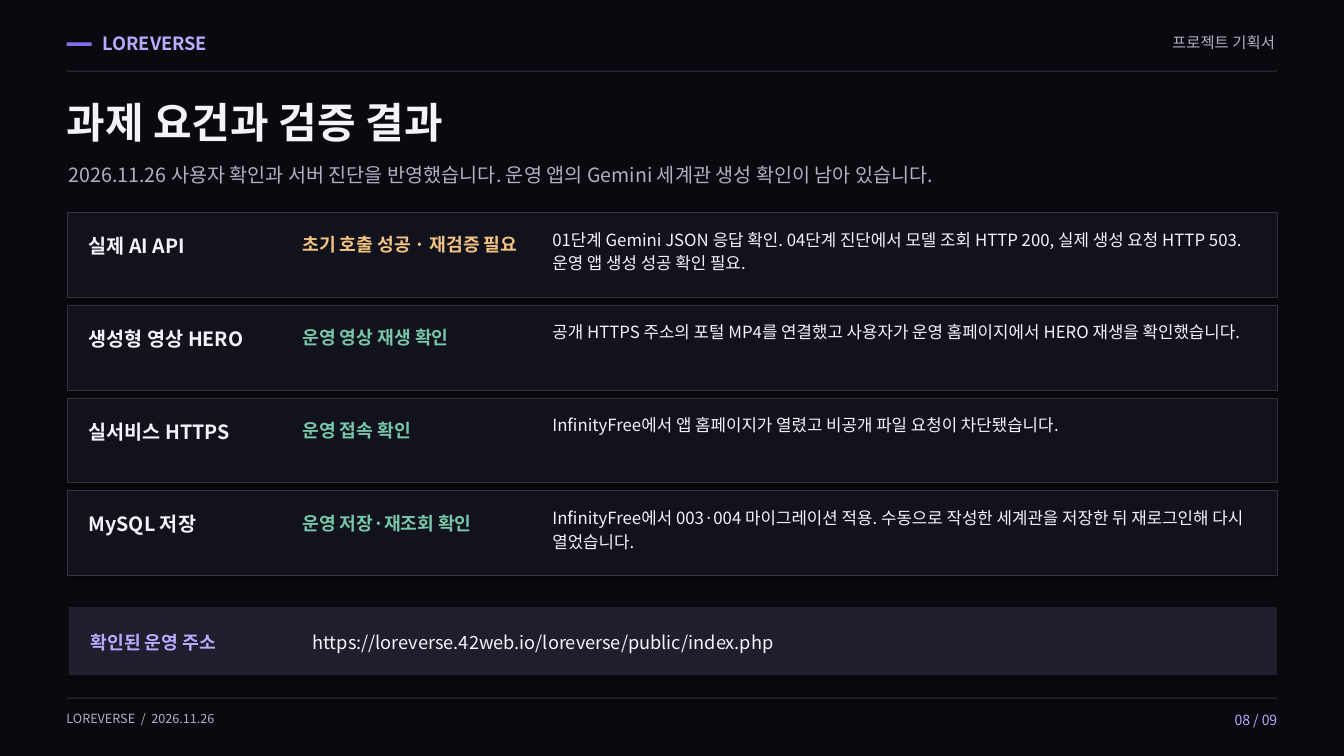
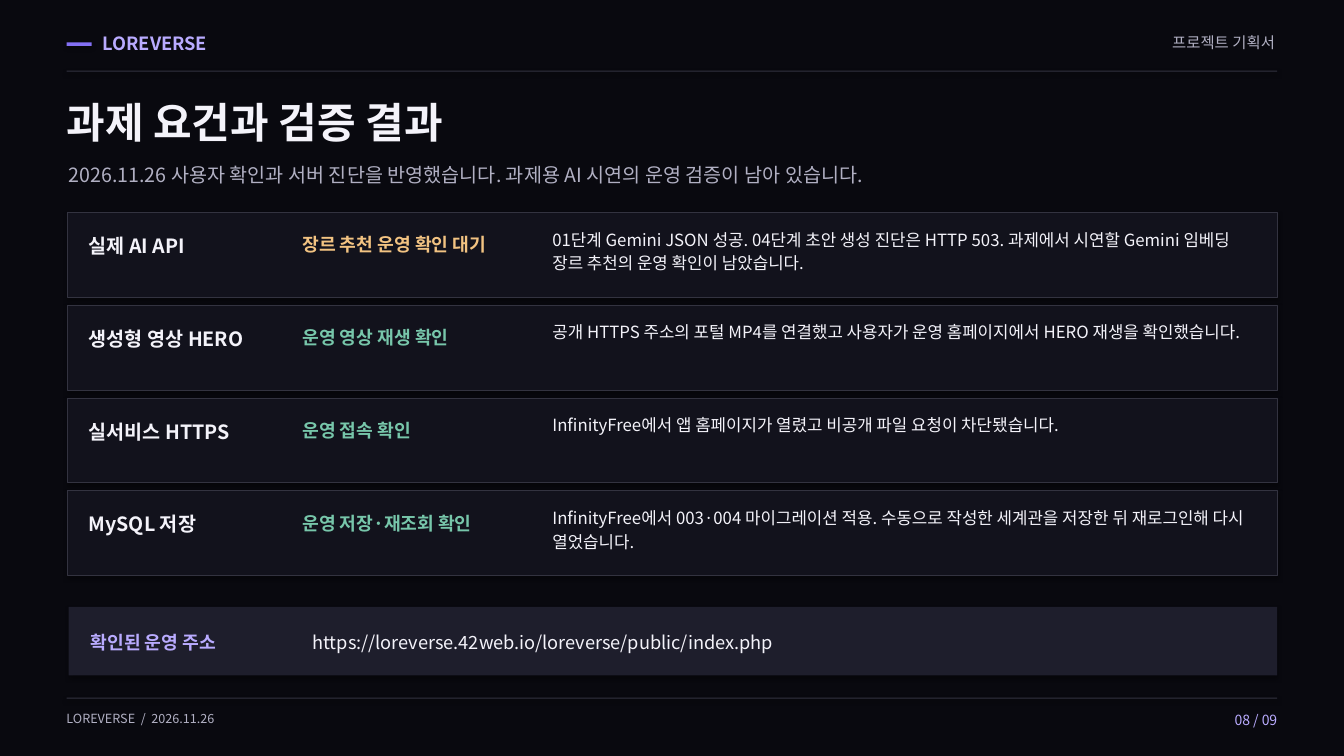
Before and after one commit to 05SUA/-, a slide deck: slide 8 of LOREVERSE/submission/LOREVERSE-project-plan.pptx. Drawn at 1344x756 pixels with LibreOffice and Linux fonts; fonts in the diff are those of the drawing. Boxes give left, top, right and bottom in pixels: in the first picture for what was removed or moved away, otherwise in the second. Text is boxed around its words. In the diff, an @@ line names an element or a change of style, - is before the commit and + after.

```diff
--- a/LOREVERSE/submission/LOREVERSE-project-plan.pptx
+++ b/LOREVERSE/submission/LOREVERSE-project-plan.pptx
@@ text at (68,165,863,184): text changed @@
-2026.11.26 사용자 확인과 서버 진단을 반영했습니다. 운영 앱의 Gemini 세계관 생성 확인이 남아 있습니다.
+2026.11.26 사용자 확인과 서버 진단을 반영했습니다. 과제용 AI 시연의 운영 검증이 남아 있습니다.
@@ text at (302,235,486,253): text changed @@
-초기 호출 성공 · 재검증 필요
+장르 추천 운영 확인 대기
@@ text at (552,232,1230,271): text changed @@
-01단계 Gemini JSON 응답 확인. 04단계 진단에서 모델 조회 HTTP 200, 실제 생성 요청 HTTP 503. 운영 앱 생성 성공 확인 필요.
+01단계 Gemini JSON 성공. 04단계 초안 생성 진단은 HTTP 503. 과제에서 시연할 Gemini 임베딩 장르 추천의 운영 확인이 남았습니다.
```
Also in this commit, not shown: 4 other slides changed, 10 other files.
